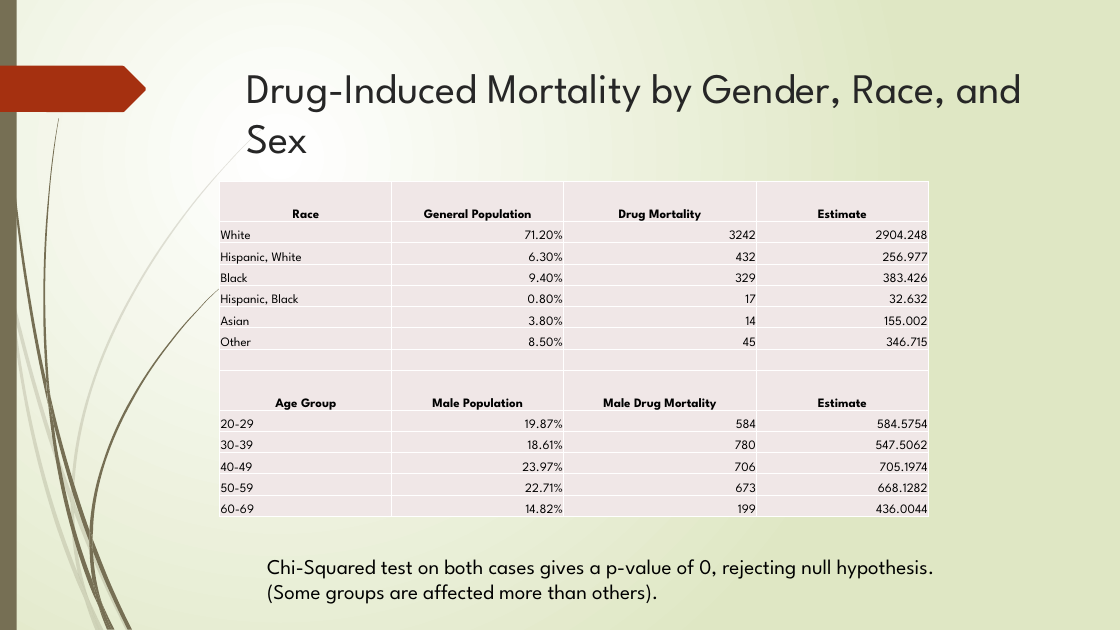
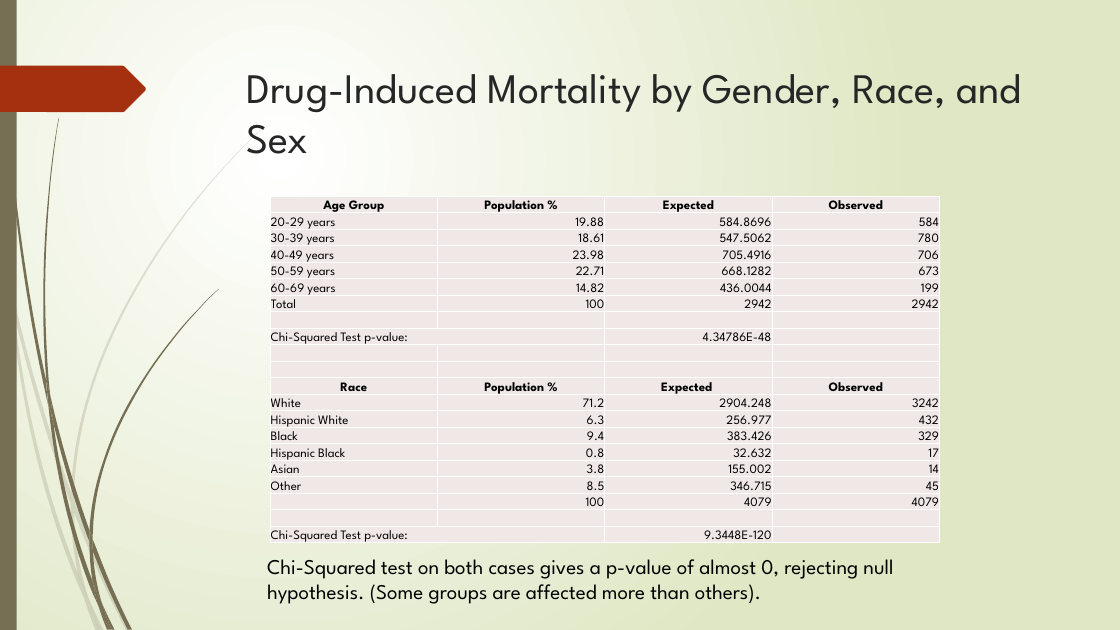
Before and after one commit to yayunl/DataViz-Project1, a slide deck: slide 13 of Drug Mortality and Socio-Economic conditions in Connecticut.pptx. Drawn at 1120x630 pixels with LibreOffice and Linux fonts; fonts in the diff are those of the drawing. Boxes give left, top, right and bottom in pixels: in the first picture for what was removed or moved away, otherwise in the second. Text is boxed around its words. In the diff, an @@ line names an element or a change of style, - is before the commit and + after.

Commit message:
Corrected chi-square calculation and added r-value to regresison

```diff
--- a/Drug Mortality and Socio-Economic conditions in Connecticut.pptx
+++ b/Drug Mortality and Socio-Economic conditions in Connecticut.pptx
@@ table at (x1=271, y1=196, x2=939, y2=546) @@
-row 1: Race | General Population | Drug Mortality | Estimate
+row 1: Age Group | Population % | Expected | Observed
-row 2: White | 71.20% | 3242 | 2904.248
+row 2: 20-29 years | 19.88 | 584.8696 | 584
-row 3: Hispanic, White | 6.30% | 432 | 256.977
+row 3: 30-39 years | 18.61 | 547.5062 | 780
-row 4: Black | 9.40% | 329 | 383.426
+row 4: 40-49 years | 23.98 | 705.4916 | 706
-row 5: Hispanic, Black | 0.80% | 17 | 32.632
+row 5: 50-59 years | 22.71 | 668.1282 | 673
-row 6: Asian | 3.80% | 14 | 155.002
+row 6: 60-69 years | 14.82 | 436.0044 | 199
-row 7: Other | 8.50% | 45 | 346.715
+row 7: Total | 100 | 2942 | 2942
-row 9: Age Group | Male Population | Male Drug Mortality | Estimate
-row 10: 20-29 | 19.87% | 584 | 584.5754
-row 11: 30-39 | 18.61% | 780 | 547.5062
-row 12: 40-49 | 23.97% | 706 | 705.1974
-row 13: 50-59 | 22.71% | 673 | 668.1282
-row 14: 60-69 | 14.82% | 199 | 436.0044
+row 9: Chi-Squared Test p-value: |  | 4.34786E-48 | 
+row 10:  |  |  | 
+row 11:  |  |  | 
+row 12: Race | Population % | Expected | Observed
+row 13: White | 71.2 | 2904.248 | 3242
+row 14: Hispanic White | 6.3 | 256.977 | 432
+row 15: Black | 9.4 | 383.426 | 329
+row 16: Hispanic Black | 0.8 | 32.632 | 17
+row 17: Asian | 3.8 | 155.002 | 14
+row 18: Other | 8.5 | 346.715 | 45
+row 19:  | 100 | 4079 | 4079
+row 20:  |  |  | 
+row 21: Chi-Squared Test p-value: |  | 9.3448E-120 | 
@@ table resized from (x1=220, y1=181, x2=930, y2=517) to (x1=271, y1=196, x2=939, y2=546) @@
@@ text at (x1=267, y1=559, x2=893, y2=604): text changed @@
-Chi-Squared test on both cases gives a p-value of 0, rejecting null hypothesis. (Some groups are affected more than others).
+Chi-Squared test on both cases gives a p-value of almost 0, rejecting null hypothesis. (Some groups are affected more than others).
```
Also in this commit, not shown: 1 slide added, 3 other files.
